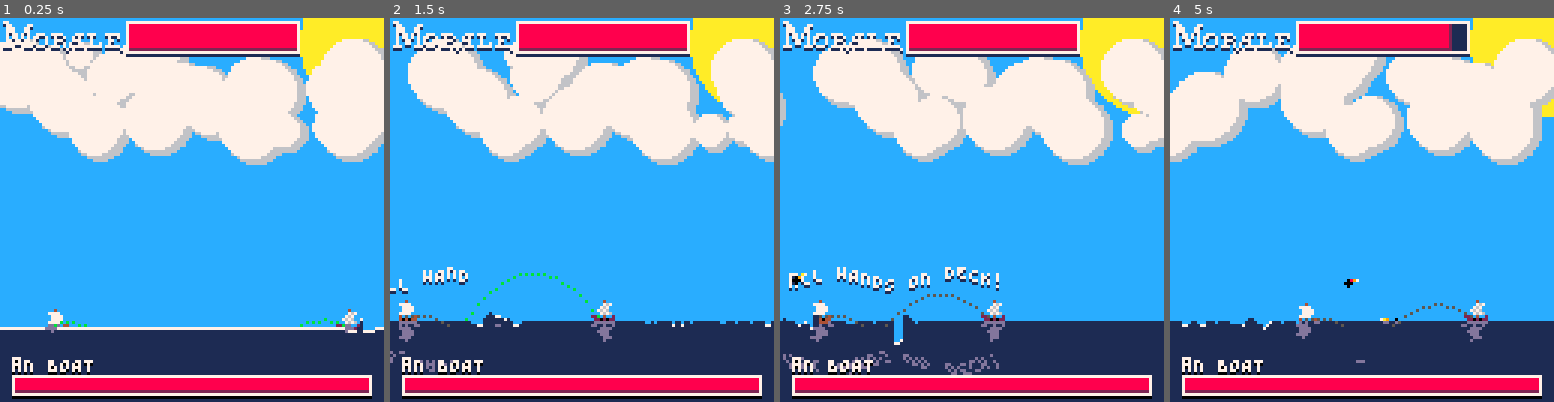
Above: before the commit, frames 1-4 (left to right).
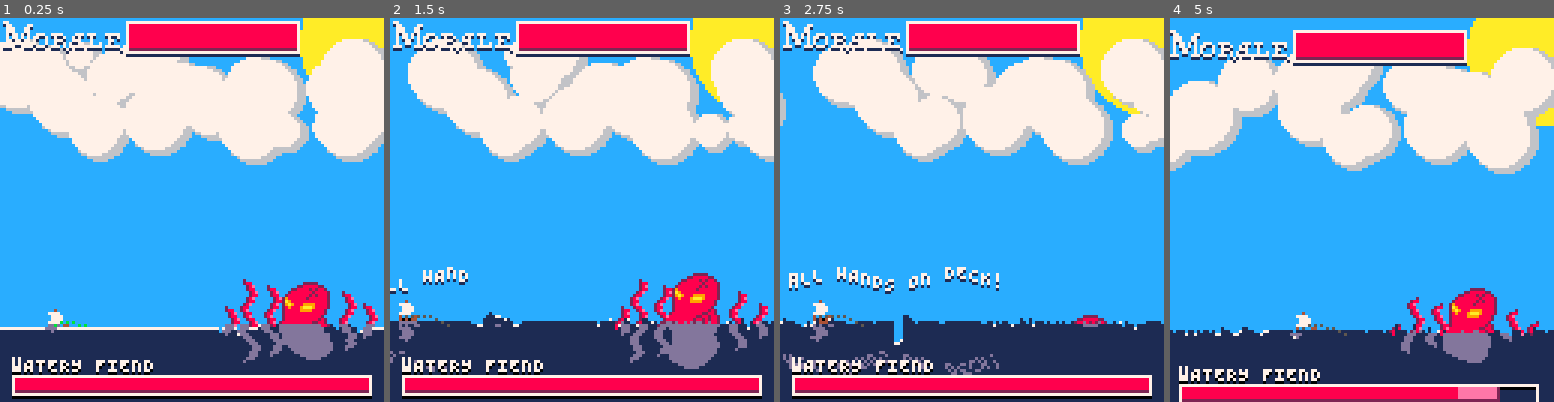
Above: after the commit, the same moments.

Repository: GibletsofJesus/Pico-Pirates
Game: PICO-8 cartridge pico_pirates.p8
The game is run twice, just before and just after one commit, with the same random seed, the same clock (stepped at 60 frames per second) and the same inputs.
Inputs:
- Up to frame 1 (0.25 s): no input
- Up to frame 2 (1.5 s): tap X (X key) at 0.33, 1.07 s; tap O (Z key) at 0.7 s
- Up to frame 3 (2.75 s): hold Right 1.6-2.1 s; tap O (Z key) at 1.7, 2.1, 2.5 s; tap X (X key) at 1.85 s; hold Up 2.15-2.42 s; hold Right from 2.47 s (still down)
- Up to frame 4 (5 s): tap O (Z key) every 0.4 s from 2.9 to 4.9 s; tap X (X key) at 2.97, 4.08 s; release Right at 3.03 s; hold Left 3.08-3.58 s; hold Down 3.63-3.97 s; hold Right 4.02-4.68 s; hold Up from 4.73 s (still down)

The runs differ from the first frame. In frame 1, 4.7% of the frame differs, in the area x 3-99%, y 67-93%; in frame 2, 5.6%; in frame 3, 1.6%; in frame 4, 22%, in the area x 0-100%, y 0-100%.

Commit message:
octopus now fights back!

Diff:
--- a/pico_pirates.p8
+++ b/pico_pirates.p8
@@ -2,8 +2,8 @@
 version 16
 __lua__
 --Current cart stats (17/2/18)
--- Token count 7709 / 8192
---	remaining tokens:	 483
+-- Token count 7909 / 8192
+--	remaining tokens:	 283
 -- 21 func ___name instances = 63 tokens that acn be reallocated
 
 state,nextState,st_t=3,3,5
@@ -38,7 +38,7 @@
 	srand(1)
 	currentcellx,currentcelly=flr(rrnd(2,30)),flr(rrnd(2,30))
 	world_init()
-	comb_init(1)
+	comb_init(0)
 	clouds={}
 	for i=0,50 do
 		local cloud={
@@ -236,7 +236,7 @@
 	 	 if (t()-victory_time > 3) state=2 st_t=0 nextState =1
 	  elseif morale>0 then
 	 	 cannonLines(2+comb_boat.x,5+comb_boat.y,comb_boat)
- 	 	 if (not enemy.isPlayer) cannonLines(2+enemy.x,5+enemy.y,enemy)
+ 	 	 if (enemy.tentacles==null) cannonLines(2+enemy.x,5+enemy.y,enemy)
 	 	 drawEnemyHP()
 	 	end
 		draw_morale_bar()
@@ -1133,9 +1132,6 @@
 	if enemyType==0 then
 		enemyName="wATERY FIEND"
 		enemy=newOctopus()
-		for t in all(enemy.tentacles) do
-			t.o,t.w,t.h=rnd"1",5,24
-		end
 			add(comb_objs,enemy)
 	else
 		enemyName="aN BOAT"
@@ -1421,13 +1417,15 @@
 		end
 	end,
 	draw=function(p)
+		if p.owner.tentacles==null then
 			_pset(p.x2,p.y2,7)
 			_pset((p.x1+p.x2)/2,(p.y1+p.y2)/2,10)
 			_pset(p.x1,p.y1,9)
 			_pset((p.x+p.x1)/2,(p.y1+p.y)/2,8)
+		end
 			_circfill(p.x,p.y,p.r,0)
-			p.x2=p.x1 p.y2=p.y1
-			p.x1=p.x	p.y1=p.y
+			p.x2,p.y2=p.x1,p.y1
+			p.x1,p.y1=p.x,p.y
 	end}
 	add(comb_objs,proj)
 	add(projectiles,proj)
@@ -1476,20 +1474,29 @@
 	_rect(4,119,123,125,7)
 end
 
+function init_tentacles(b)
+	local tentacles={
+		{x=119,y=96},
+		{x=112,y=92},
+		{x=87,y=90},
+		{x=79,y=88},
+		{x=73,y=97}
+	}
+	for t in all(tentacles) do
+		t.o,t.w,t.h=rnd"1f",5,24
+		if (b)t.y+=16
+	end
+	return tentacles
+end
+
 --octodude--
 function newOctopus()
 	local enemy={
-		tentacles={
-			{x=119,y=96},
-			{x=112,y=92},
-			{x=87,y=90},
-			{x=79,y=88},
-			{x=73,y=97}
-		},
+		tentacles=init_tentacles(false),
 		hp=100,
 		x=88,y=88,w=24,h=72,
 		flashing=0,
-		timer=1,
+		timer=0,
 		stepIndex=4,
 		steps=
 		{
@@ -1500,7 +1507,11 @@
 				end
 				if o.y>104 then
 					if o.hp>0 then
-						o.stepIndex+=1
+						if rnd"1">.5 then
+							o.stepIndex=3
+						else
+							o.stepIndex,o.timer=5,0
+						end
 					else
 						victory=true
 						sfx(29,0)
@@ -1518,17 +1529,40 @@
 					t.y-=.5
 				end
 				if o.y<88 then
-					o.stepIndex=1
+					o.stepIndex,o.timer=4,0
 				end
 			end,
 			function(o)
-				--fireProjectile(o.x,o.y,true,3,comb_boat.aim)
+				local target=(abs(comb_boat.x-o.x)-4)/80
+				local ta={-rnd".2",0,rnd".2"}
+				for i=1,3 do
+					fireProjectile(o.x,o.y,true,2,ta[i],target+ta[i],o)
+				end
+				o.stepIndex=2--shoot at player
 			end,
-			function(o)
-
-			end
+			function(o)--idle, exit after 5 seconds
+				if (o.timer>3) o.stepIndex=1 o.timer=0
+			end,
+			function(o)--attack with tentacles
+				for i=1,#o.tentacles do
+					local noodle = o.tentacles[i]
+					if  noodle.x==init_tentacles(true)[i].x then
+						noodle.x = comb_boat.x
+					elseif o.timer>i and o.timer-i<1 then
+						noodle.y-=2
+					else
+						noodle.y+=1
+						if i==#o.tentacles and noodle.y>105 and o.timer>3 then
+							o.tentacles=init_tentacles(true)
+							o.timer=0
+							o.stepIndex=2
+						end
+					end
+				end
+			end,
 		},
 		update=function(o)
+			o.timer+=0.03
 			o.y+=cos(t())*.25
 			if (o.hp<=0) o.stepIndex=1
 			o.steps[o.stepIndex](o)
